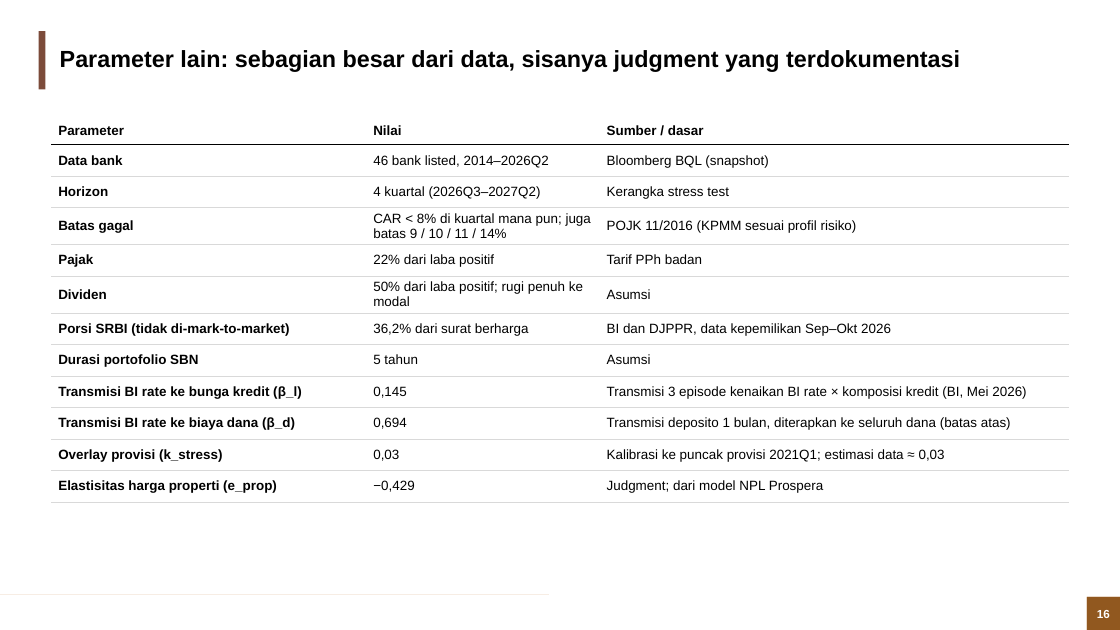
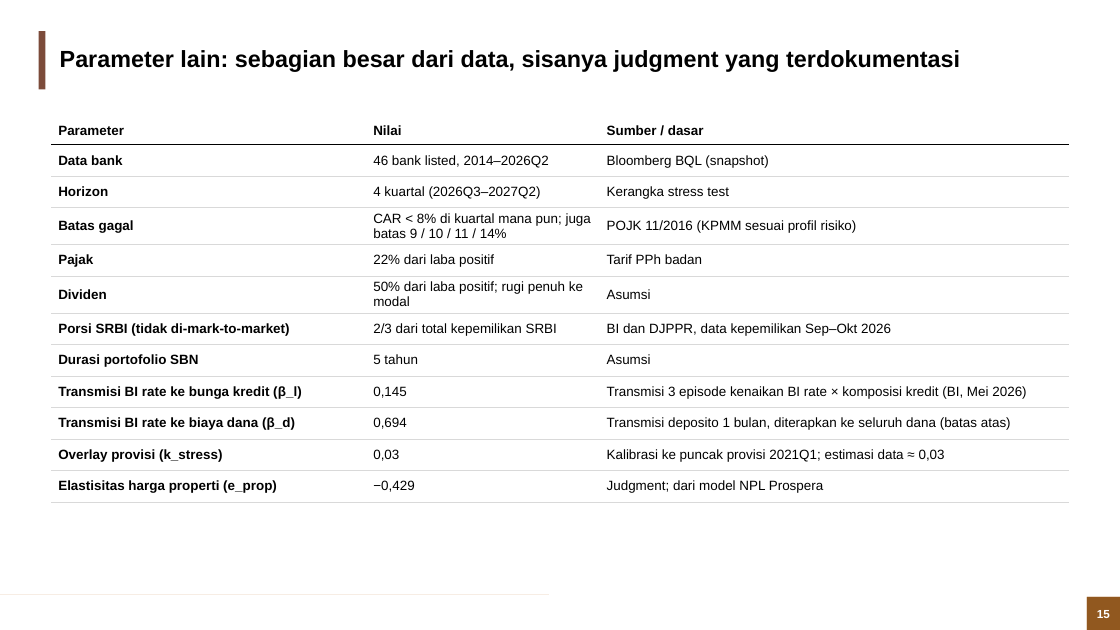
Before and after one commit to muhamadhaikal128/banking-stress-test, a slide deck: slide 15 of Banking Stress Test (Solvency).pptx (slide 16 before the commit). Drawn at 1120x630 pixels with LibreOffice and Linux fonts; fonts in the diff are those of the drawing; background and template pictures are left out. Boxes give left, top, right and bottom in pixels: in the first picture for what was removed or moved away, otherwise in the second. Text is boxed around its words. In the diff, an @@ line names an element or a change of style, - is before the commit and + after.

```diff
--- a/Banking Stress Test (Solvency).pptx
+++ b/Banking Stress Test (Solvency).pptx
@@ table at (51,117,1069,507) @@
-row 7, column 2: 36,2% dari surat berharga
+row 7, column 2: 2/3 dari total kepemilikan SRBI
```
Also in this commit, not shown: 35 other slides changed, 1 slide removed, 1 other file.
